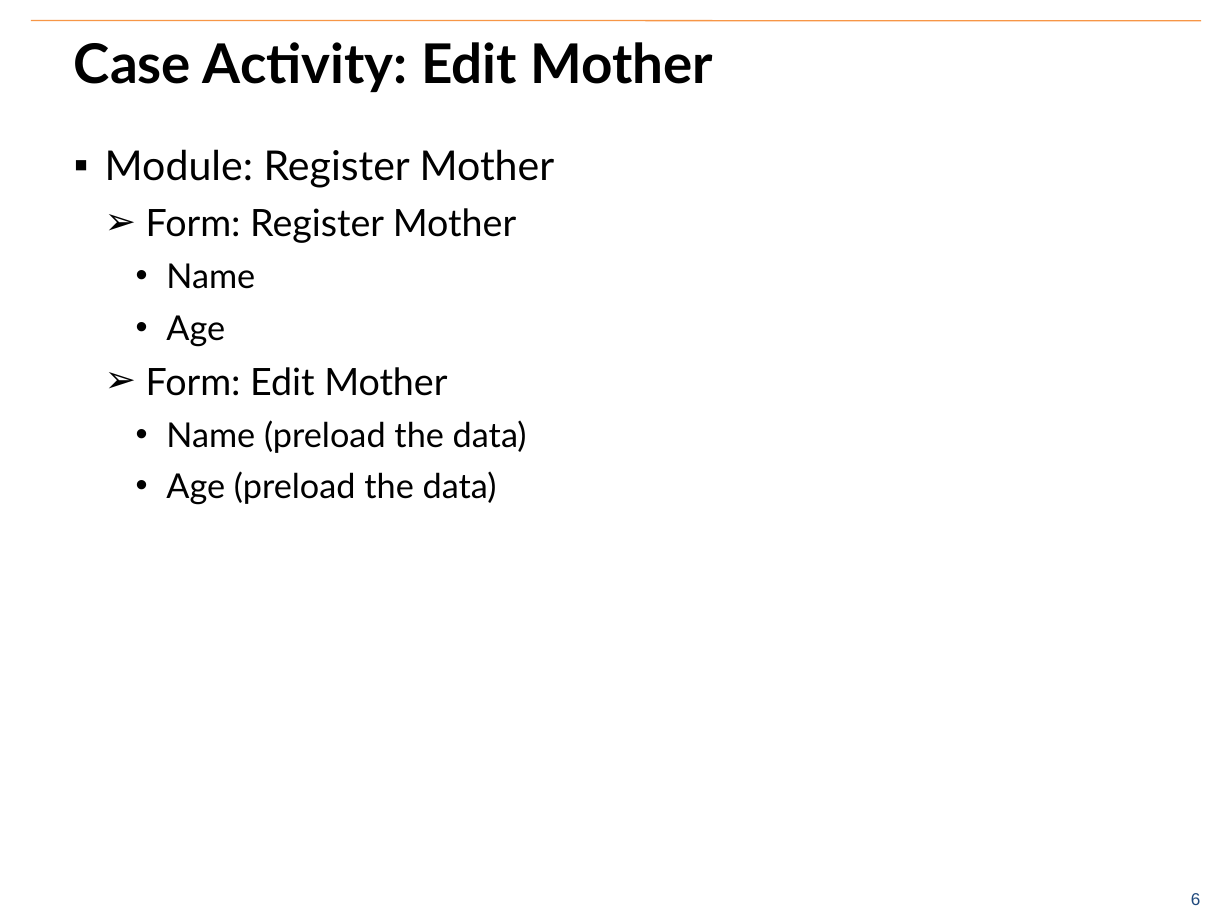
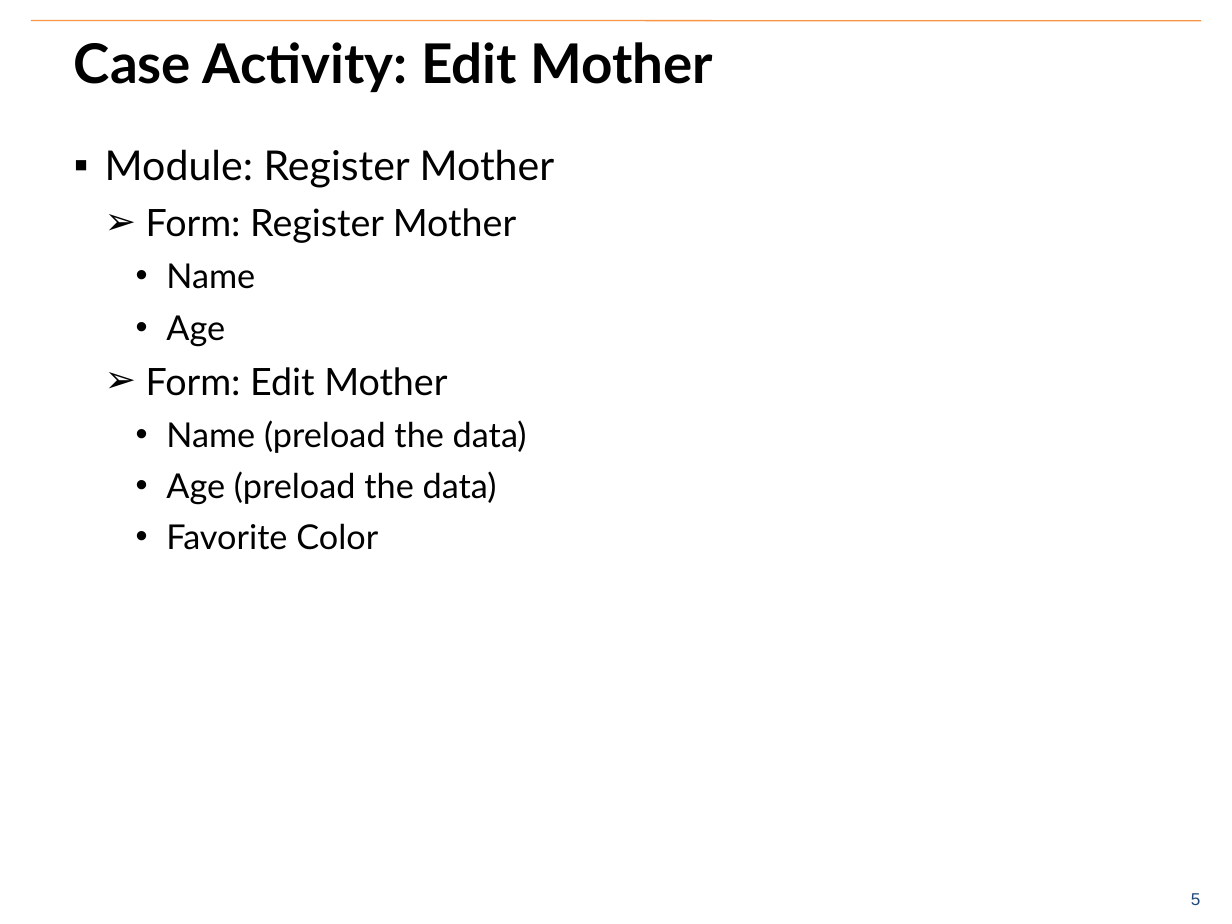
Before and after one commit to benrudolph/exi-training, a slide deck: slide 6 of CaseManagement/case_mgmt.pptx (slide 7 before the commit). Drawn at 1232x924 pixels with LibreOffice and Linux fonts; fonts in the diff are those of the drawing; background and template pictures are left out. Boxes give left, top, right and bottom in pixels: in the first picture for what was removed or moved away, otherwise in the second. Text is boxed around its words. In the diff, an @@ line names an element or a change of style, - is before the commit and + after.

Commit message:
Case Sharing activity

```diff
--- a/CaseManagement/case_mgmt.pptx
+++ b/CaseManagement/case_mgmt.pptx
@@ text at [166,523,378,550]: paragraph added @@
+    • Favorite Color
@@ page number at [1191,893,1201,905]: text changed @@
-6
+5
```
Also in this commit, not shown: 1 other slide changed.
